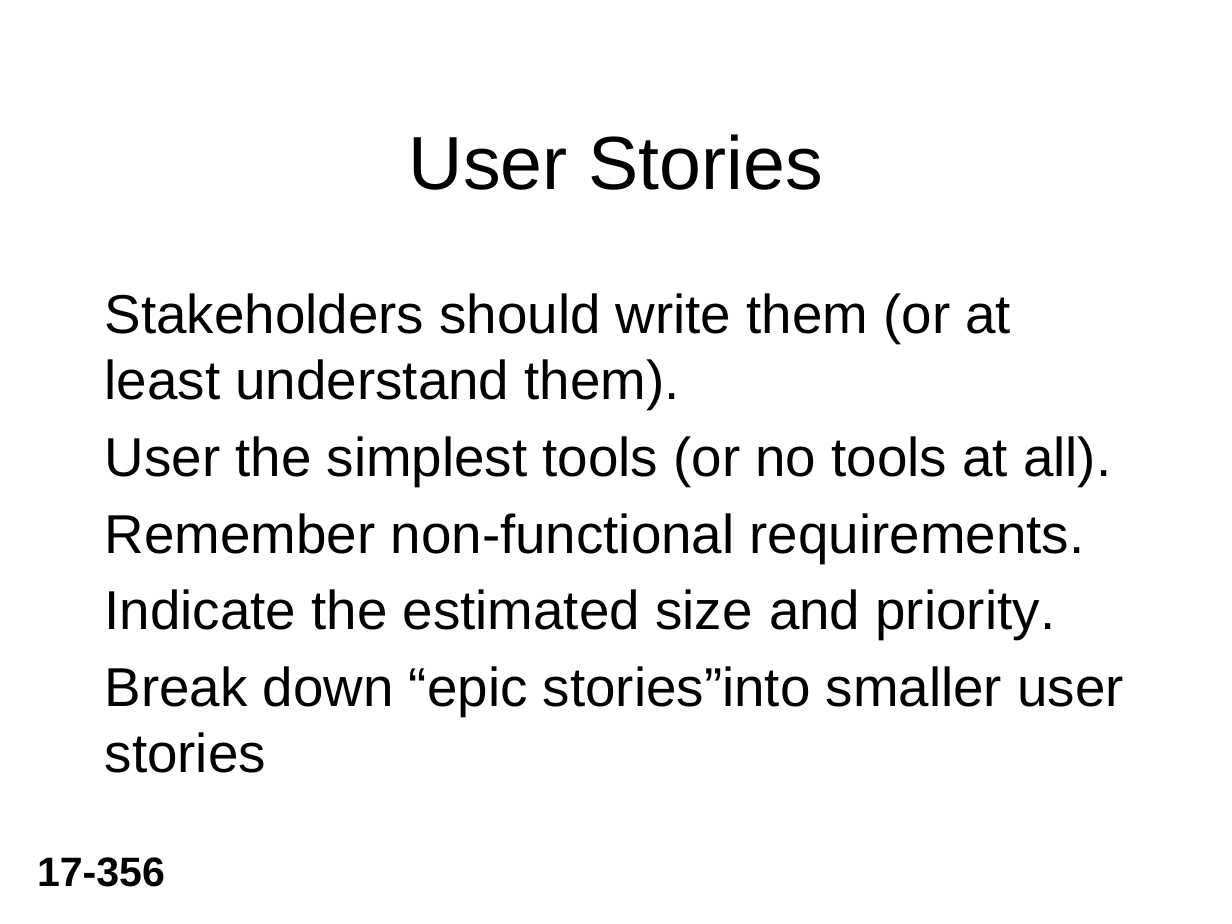
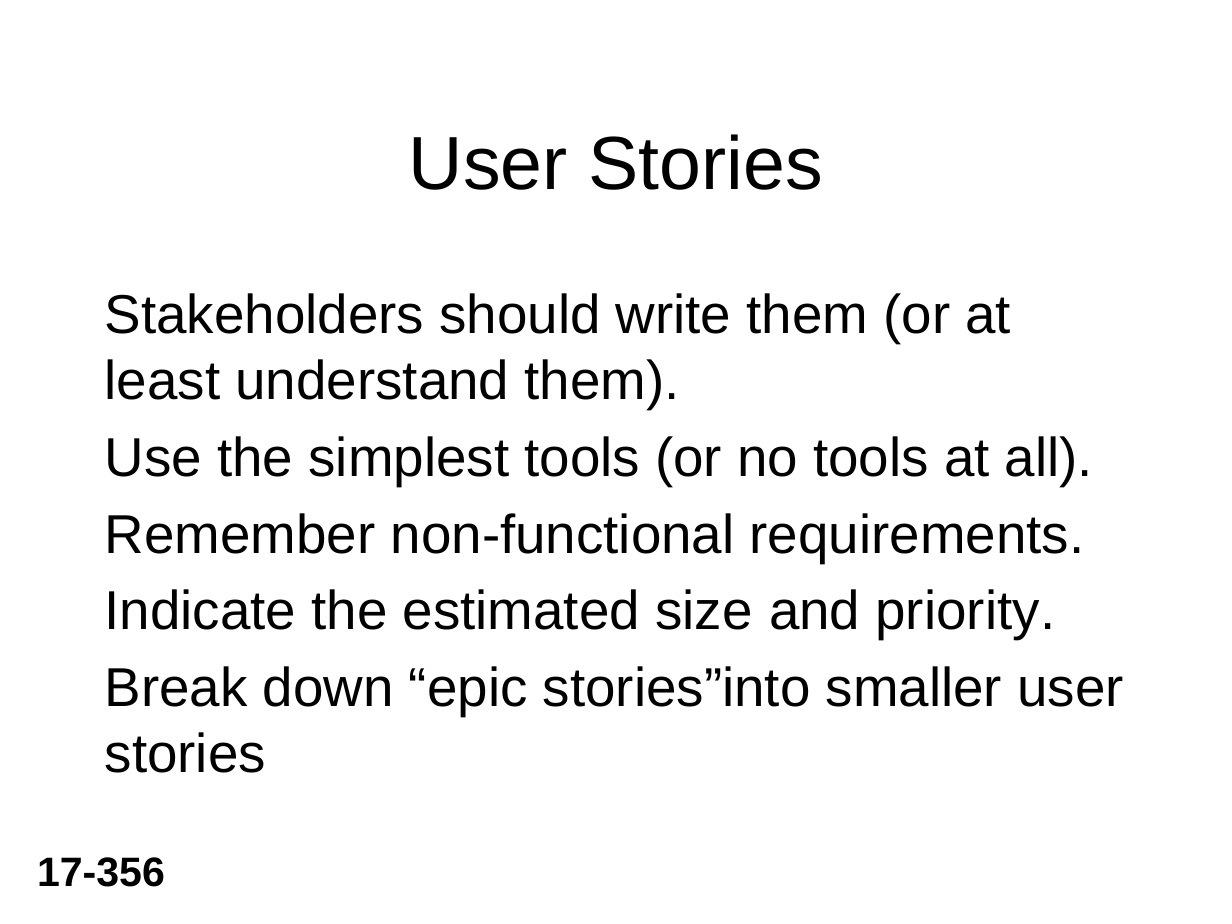
Before and after one commit to CMU-17-356/cmu-17-356.github.io, a slide deck: slide 13 of resources/slides/Lec1.pptx. Drawn at 1232x924 pixels with LibreOffice and Linux fonts; fonts in the diff are those of the drawing; background and template pictures are left out. Boxes give left, top, right and bottom in pixels: in the first picture for what was removed or moved away, otherwise in the second. Text is boxed around its words. In the diff, an @@ line names an element or a change of style, - is before the commit and + after.

Commit message:
fixed typos in lecture 1

```diff
--- a/resources/slides/Lec1.pptx
+++ b/resources/slides/Lec1.pptx
@@ text at [105,436,1093,486]: text changed @@
-User the simplest tools (or no tools at all).
+Use the simplest tools (or no tools at all).
```
Also in this commit, not shown: 2 other slides changed.
